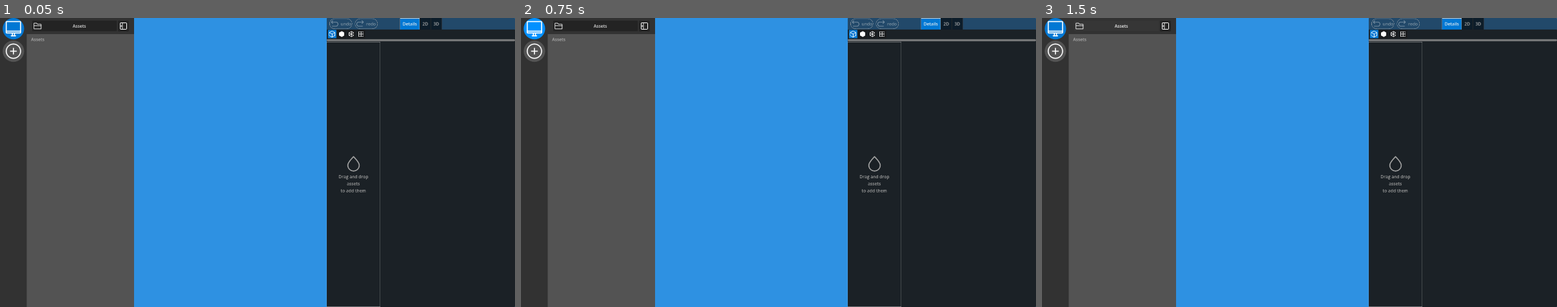
Above: before the commit, frames 1-3 (left to right).
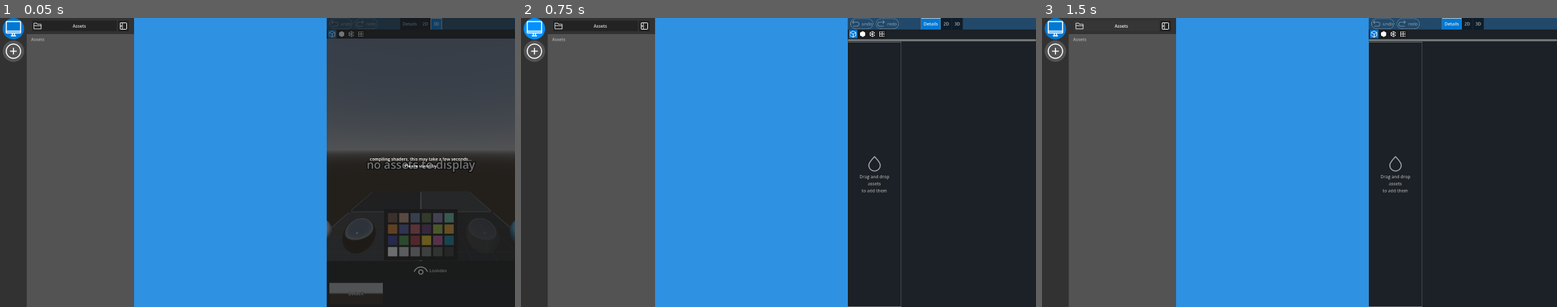
Above: after the commit, the same moments.

Repository: hunsri/3DAM
Game: Godot game, scene res://scenes/MainScene.tscn
Two runs of this game, one before a commit and one after it. Both use one fixed random seed, a clock stepped at 60 frames per second and the inputs below.
Inputs (mouse positions are in pixels of both pictures, inside the frame that each line leads up to):
- Up to frame 1 (0.05 s): no input
- Up to frame 2 (0.75 s): click (536, 29) at 0.52 s
- Up to frame 3 (1.5 s): click "Assets" at 1.25 s

The runs differ from the first frame. In frame 1, 19% of the frame differs, in the area x 63-100%, y 0-100%; in frame 2, nothing differs; in frame 3, nothing differs.

Commit message:
optimizes floor shader compilation

Diff:
--- a/scenes/sidebar/compare_sidebar/3d_view/Compare3DEnvironment.tscn
+++ b/scenes/sidebar/compare_sidebar/3d_view/Compare3DEnvironment.tscn
@@ -18,6 +18,159 @@
 sky = SubResource("Sky_3nsvv")
 ambient_light_source = 3
 reflected_light_source = 2
+
+[sub_resource type="Shader" id="Shader_yyyds"]
+code = "// shader obtained from:
+// https://godotshaders.com/shader/dashed-grid-the-best-darn-grid-shader-yet/
+// Many Thanks!
+
+shader_type spatial;
+
+uniform float subdivisions : hint_range(1, 1024, 1.0) = 32;
+uniform float grid_width : hint_range(0.0, 1.0, 0.01) = 0.02;
+uniform vec3 background_color : source_color = vec3(0.2, 0.2, 0.2);
+uniform vec3 background_color_two : source_color = vec3(0.1, 0.1, 0.1);
+uniform vec3 grid_color : source_color = vec3(0.5, 0.5, 0.5);
+uniform float dashed_scale_x : hint_range(0.0, 0.99, 0.01) = 0.02;
+uniform float dashed_scale_y : hint_range(0.0, 0.99, 0.01) = 0.02;
+uniform float dashed_count_x : hint_range(0.0, 16.0, 1.0) = 1.0;
+uniform float dashed_count_y : hint_range(0.0, 16.0, 1.0) = 1.0;
+
+group_uniforms Point;
+uniform float point_width : hint_range(0.0, 1.0, 0.01) = 0.021;
+uniform vec3 point_color : source_color = vec3(0.0, 0.0, 0.0);
+uniform float point_scale_x : hint_range(0.0, 1.0, 0.01) = 0.05;
+uniform float point_scale_y : hint_range(0.0, 1.0, 0.01) = 0.05;
+
+group_uniforms InsideGrid;
+uniform float inside_width : hint_range(0.0, 1.0, 0.01) = 0.01;
+uniform float inside_subdivisions : hint_range(1, 9, 1) = 6;
+uniform vec3  inside_color : source_color = vec3(0.4, 0.4, 0.4);
+uniform float in_dashed_scale_x : hint_range(0.0, 0.99, 0.01) = 0.3;
+uniform float in_dashed_scale_y : hint_range(0.0, 0.99, 0.01) = 0.3;
+uniform float in_dashed_count_x : hint_range(0.0, 18.0, 1.0) = 6.0;
+uniform float in_dashed_count_y : hint_range(0.0, 18.0, 1.0) = 6.0;
+
+
+float grid(vec2 uv, vec2 lineWidth,bool check) {
+	vec4 uvDDXY = vec4(dFdx(uv), dFdy(uv));
+	vec2 uvDeriv = vec2(length(uvDDXY.xz), length(uvDDXY.yw));
+
+	bvec2 invertLine = bvec2(lineWidth.x > 0.5, lineWidth.y > 0.5); //RV
+	vec2 targetWidth = vec2(
+		invertLine.x ? 1.0 - lineWidth.x : lineWidth.x,
+		invertLine.y ? 1.0 - lineWidth.y : lineWidth.y
+		);
+
+
+	vec2 lineAA = uvDeriv * 1.5;
+	vec2 gridUV = abs((fract(uv)) * 2.0 - 1.0);
+
+
+	if (check == true){
+		targetWidth = vec2(1.0);
+		lineAA *= 1.5;
+
+		float index = 0.0;
+		index += step(1.0, mod(uv.x, 2.0));
+		index += step(1.0, mod(uv.y, 2.0)) * 2.0;
+
+		if (index == 1.0 || index == 2.0) {
+			lineAA = -lineAA;
+		}
+	} else  {
+		gridUV = vec2(
+			invertLine.x ? gridUV.x : 1.0 - gridUV.x,
+			invertLine.y ? gridUV.y : 1.0 - gridUV.y
+		);
+	}
+
+	vec2 drawWidth = clamp(targetWidth, uvDeriv, vec2(1.0));
+	vec2 gridBase = smoothstep(drawWidth + lineAA, drawWidth - lineAA, gridUV);
+
+
+	gridBase *= clamp(targetWidth / drawWidth, 0.0, 1.0);
+	gridBase = mix(gridBase , targetWidth , clamp((uvDeriv * 2.0 - 1.0) , 0.0, 1.0));
+	gridBase.x = invertLine.x ? 1.0 - gridBase.x : gridBase.x;
+	gridBase.y = invertLine.y ? 1.0 - gridBase.y : gridBase.y;
+
+
+	return mix(gridBase.x, 1.0, gridBase.y);
+}
+
+
+float dashed_grid(vec2 uv, vec2 lineWidth, vec2 dot_width, vec2 count, float add){
+	//Inverts the width values
+	lineWidth = 1.0 - lineWidth;
+	//Create two \"masks\", one for X and one for Y
+	float gridX = 1.0 - grid(vec2(uv.x * count.x, uv.y + add), vec2(dot_width.x, lineWidth.x), false);
+	float gridY = 1.0 - grid(vec2(uv.y * count.y, uv.x + add), vec2(dot_width.y, lineWidth.y), false);
+
+	float grid = mix(gridX, 1.0, gridY);
+	return grid;
+}
+
+
+void fragment() {
+	//Subdividing uv
+	vec2 uv = UV * subdivisions;
+
+	//CheckerBoard
+	float checkeredGrid = grid(uv , vec2(0.5), true);
+
+	//Grid
+	float mainGrid = dashed_grid(
+			uv , vec2(grid_width), vec2(dashed_scale_x, dashed_scale_y),
+			vec2(dashed_count_x, dashed_count_y), 0.5);
+
+	//Inside Grid
+	float insideGrid = dashed_grid(
+			uv * inside_subdivisions, vec2(inside_width),
+			vec2(in_dashed_scale_x, in_dashed_scale_y),
+			vec2(in_dashed_count_x, in_dashed_count_y), 0.5);
+
+	//Points
+	float pointGrid = dashed_grid(
+			uv + 0.5, vec2(point_width),
+			1.0 - vec2(point_scale_x , point_scale_y),
+			vec2(1.0), 0.0);
+
+	//Add final color
+	vec3 grid = mix(background_color, background_color_two, checkeredGrid);
+	if (insideGrid != 0.0) grid = mix(grid, inside_color, insideGrid);
+	if (mainGrid != 0.0) grid = mix(grid, grid_color, mainGrid);
+	if (pointGrid != 0.0) grid = mix(grid, point_color, pointGrid);
+
+	ALBEDO = grid;
+}
+"
+
+[sub_resource type="ShaderMaterial" id="ShaderMaterial_5oahw"]
+render_priority = 0
+shader = SubResource("Shader_yyyds")
+shader_parameter/subdivisions = 2.0
+shader_parameter/grid_width = 0.02
+shader_parameter/background_color = Color(0.2, 0.2, 0.2, 1)
+shader_parameter/background_color_two = Color(0.1, 0.1, 0.1, 1)
+shader_parameter/grid_color = Color(0.5, 0.5, 0.5, 1)
+shader_parameter/dashed_scale_x = 0.02
+shader_parameter/dashed_scale_y = 0.02
+shader_parameter/dashed_count_x = 1.0
+shader_parameter/dashed_count_y = 1.0
+shader_parameter/point_width = 0.021
+shader_parameter/point_color = Color(0, 0, 0, 1)
+shader_parameter/point_scale_x = 0.05
+shader_parameter/point_scale_y = 0.05
+shader_parameter/inside_width = 0.01
+shader_parameter/inside_subdivisions = 5.0
+shader_parameter/inside_color = Color(0.4, 0.4, 0.4, 1)
+shader_parameter/in_dashed_scale_x = 0.3
+shader_parameter/in_dashed_scale_y = 0.3
+shader_parameter/in_dashed_count_x = 6.0
+shader_parameter/in_dashed_count_y = 6.0
+
+[sub_resource type="PlaneMesh" id="PlaneMesh_2ufv8"]
+material = SubResource("ShaderMaterial_5oahw")
 
 [node name="Compare3DEnvironment" type="PanelContainer" unique_id=2080001930]
 anchors_preset = 15
@@ -63,6 +216,17 @@
 
 [node name="AssetsRoot" type="Node3D" parent="VBoxContainer/SubViewportContainer/SubViewport/Environment" unique_id=1510390718]
 
+[node name="EmptyNoteNode" type="Node3D" parent="VBoxContainer/SubViewportContainer/SubViewport" unique_id=200215974]
+
+[node name="FloorPlaneReference" type="MeshInstance3D" parent="VBoxContainer/SubViewportContainer/SubViewport/EmptyNoteNode" unique_id=484982655]
+editor_description = "Doubles as the template for loading the floor plane. This reduces shader compilation load."
+mesh = SubResource("PlaneMesh_2ufv8")
+skeleton = NodePath("../..")
+
+[node name="EmptyNote" type="Label3D" parent="VBoxContainer/SubViewportContainer/SubViewport/EmptyNoteNode" unique_id=1435919318]
+transform = Transform3D(1, 0, 0, 0, 1, 0, 0, 0, 1, 0, 0.6628624, 0)
+text = "no assets to display"
+
 [node name="HideLookdevButton" type="Button" parent="VBoxContainer" unique_id=875783928]
 layout_mode = 2
 size_flags_vertical = 8
--- a/scenes/sidebar/compare_sidebar/3d_view/Compare3DViewElement.tscn
+++ b/scenes/sidebar/compare_sidebar/3d_view/Compare3DViewElement.tscn
@@ -153,12 +153,13 @@
 shader_parameter/in_dashed_count_y = 6.0
 
 [sub_resource type="PlaneMesh" id="PlaneMesh_1cbbd"]
-material = SubResource("ShaderMaterial_5oahw")
+material = SubResource("ShaderMaterial_fcix8")
 
 [node name="Compare3dViewElement" type="Node3D" unique_id=1986475591]
 script = ExtResource("1_5oahw")
 
 [node name="AssetSpawnRoot" type="Node3D" parent="." unique_id=1105008706]
 
-[node name="FloorPlane" type="MeshInstance3D" parent="." unique_id=1143812985]
+[node name="FloorPlaneFallback" type="MeshInstance3D" parent="." unique_id=1143812985]
+visible = false
 mesh = SubResource("PlaneMesh_1cbbd")
--- a/scenes/sidebar/compare_sidebar/CompareView.tscn
+++ b/scenes/sidebar/compare_sidebar/CompareView.tscn
@@ -147,3 +147,12 @@
 icon = ExtResource("2_wyxuf")
 alignment = 0
 expand_icon = true
+
+[node name="LoadingMessage" type="PanelContainer" parent="." unique_id=1180504297]
+layout_mode = 2
+
+[node name="LoadingLabel" type="Label" parent="LoadingMessage" unique_id=909706635]
+layout_mode = 2
+text = "compiling shaders, this may take a few seconds...
+Please stand by"
+horizontal_alignment = 1
--- a/scripts/compare_view/CompareManager.gd
+++ b/scripts/compare_view/CompareManager.gd
@@ -4,7 +4,13 @@
 @onready var compare_3d_view_manager: Compare3DViewManager = $"TabContainer/3D"
 @onready var compare_2d_view_manager: Compare2DViewManager = $"TabContainer/2D"
 
+@onready var loading_message: PanelContainer = $LoadingMessage
+@onready var tab_container: TabContainer = $TabContainer
+
 var compare_models: Array[AbstractAssetTile]
+
+func _ready() -> void:
+	pre_ignite_tabs()
 
 func remove_model(index: int) -> void:
 
@@ -20,3 +26,16 @@
 	compare_2d_view_manager.create_model_compare_element(tile, index)
 
 	compare_models.insert(index, tile)
+
+## Rendering of all tabs, to force shader compilation
+## This reduces loading times later on
+func pre_ignite_tabs() -> void:
+	await get_tree().process_frame
+
+	for tab in tab_container.get_children():
+		tab.visible = true
+		await get_tree().process_frame
+		tab.visible = false
+
+	tab_container.get_children()[0].visible = true
+	loading_message.visible = false
--- a/scripts/compare_view/compare_3d_view/Compare3DEnvironment.gd
+++ b/scripts/compare_view/compare_3d_view/Compare3DEnvironment.gd
@@ -5,6 +5,9 @@
 @onready var lookdev: Node3D = $VBoxContainer/SubViewportContainer/SubViewport/Environment/DebugCamera3D/Lookdev
 @onready var assets_root: Node3D = $VBoxContainer/SubViewportContainer/SubViewport/Environment/AssetsRoot
 @onready var compare_3d_world_environment: WorldEnvironment = $VBoxContainer/SubViewportContainer/SubViewport/Environment/Compare3DWorldEnvironment
+
+@onready var _floor_plane_reference: MeshInstance3D = $VBoxContainer/SubViewportContainer/SubViewport/EmptyNoteNode/FloorPlaneReference
+@onready var _empty_note_node: Node3D = $VBoxContainer/SubViewportContainer/SubViewport/EmptyNoteNode
 
 var lookdev_position: Vector3
 var lookdev_hide_position: Vector3
@@ -36,3 +39,13 @@
 	var distance := lookdev.position.distance_to(target)
 	var duration := distance / speed
 	create_tween().tween_property(lookdev, "position", target, duration)
+
+func get_floor_plane_instance() -> MeshInstance3D:
+	var ret: MeshInstance3D = _floor_plane_reference.duplicate(DUPLICATE_INTERNAL_STATE)
+	return ret
+
+func display_empty_note() -> void:
+	_empty_note_node.visible = true
+
+func hide_empty_note() -> void:
+	_empty_note_node.visible = false
--- a/scripts/compare_view/compare_3d_view/Compare3DViewElement.gd
+++ b/scripts/compare_view/compare_3d_view/Compare3DViewElement.gd
@@ -1,24 +1,33 @@
 class_name Compare3DViewElement extends Node3D
 
-@onready var floor_plane: MeshInstance3D = $FloorPlane
+var floor_plane: MeshInstance3D
+
+@onready var floor_plane_fallback: MeshInstance3D = $FloorPlaneFallback
 @onready var asset_spawn_root: Node3D = $AssetSpawnRoot
 
 const DIVIDER_SIZE: float = 0.1
 
 func _ready() -> void:
-	pass
+	floor_plane = floor_plane_fallback
 
-func setup(model: Node3D, index: int = 0) -> void:
+func setup(model: Node3D, index: int = 0, p_floor_plane: MeshInstance3D = null) -> void:
 
 	# guard against out of bounds index
 	if index < 0 && index > get_parent().get_child_count():
 		return
+
+	if p_floor_plane != null:
+		floor_plane = p_floor_plane
+		floor_plane.visible = true
 
 	asset_spawn_root.add_child(model)
 
 	var model_AABB: Vector3 = AABB_Utils.get_world_aabb(model).size
 
 	model.position.y = model_AABB.y / 2
+
+	floor_plane.position = Vector3(0, 0, 0)
+	self.add_child(floor_plane)
 
 	recalculate_grid_size(Vector2(model_AABB.x, model_AABB.z))
 
--- a/scripts/compare_view/compare_3d_view/Compare3DViewManager.gd
+++ b/scripts/compare_view/compare_3d_view/Compare3DViewManager.gd
@@ -30,13 +30,20 @@
 
 	compare_3d_environment.assets_root.add_child(compare_3d_view_element)
 
-	compare_3d_view_element.setup(model_node)
+	compare_3d_view_element.setup(model_node, 0, compare_3d_environment.get_floor_plane_instance())
 
 	apply_current_display_mode(compare_3d_view_element)
+
+	compare_3d_environment.hide_empty_note()
 
 func remove_model_compare_element(index: int) -> void:
 
 	compare_3d_environment.assets_root.get_child(index).queue_free()
+
+	# at this point the removed asset is internally still in the tree
+	# so we expect this 1 child element still left in the tree, but it will be removed later
+	if compare_3d_environment.assets_root.get_child_count() == 1:
+		compare_3d_environment.display_empty_note()
 
 func set_display_mode(display_mode: DisplayOptionsButton.DisplayOptions) -> void:
 
Not shown: 1 places in scenes/sidebar/compare_sidebar/3d_view/Compare3DViewElement.tscn that only renumber resources
